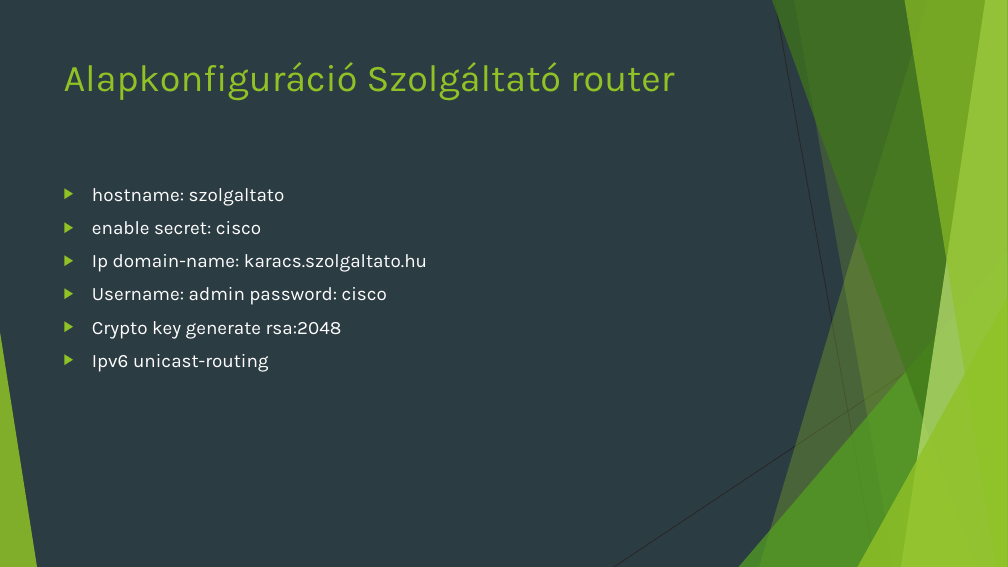
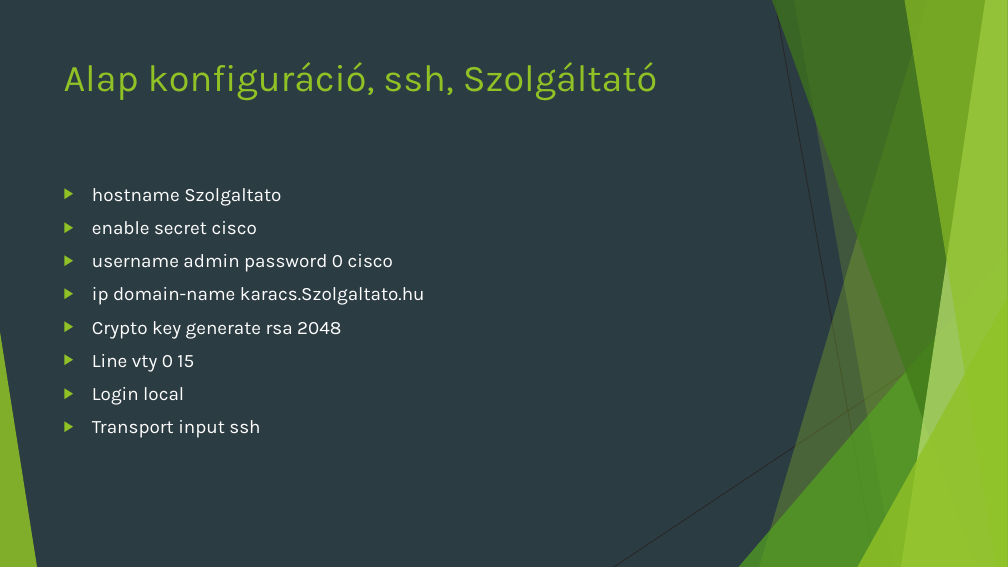
Before and after one commit to Sprint2sport2/projekt, a slide deck: slide 13 of Projekt Feladat (1).pptx (slide 15 before the commit). Drawn at 1008x567 pixels with LibreOffice and Linux fonts; fonts in the diff are those of the drawing. Boxes give left, top, right and bottom in pixels: in the first picture for what was removed or moved away, otherwise in the second. Text is boxed around its words. In the diff, an @@ line names an element or a change of style, - is before the commit and + after.

```diff
--- a/Projekt Feladat (1).pptx
+++ b/Projekt Feladat (1).pptx
@@ title at <box>64,62,658,100</box>: text changed @@
-Alapkonfiguráció Szolgáltató router
+Alap konfiguráció, ssh, Szolgáltató
@@ text at <box>92,188,425,438</box>: text changed @@
-▶ hostname: szolgaltato
-▶ enable secret: cisco
-▶ Ip domain-name: karacs.szolgaltato.hu
-▶ Username: admin password: cisco
-▶ Crypto key generate rsa:2048
-▶ Ipv6 unicast-routing
+▶ hostname Szolgaltato
+▶ enable secret cisco
+▶ username admin password 0 cisco
+▶ ip domain-name karacs.Szolgaltato.hu
+▶ Crypto key generate rsa 2048
+▶ Line vty 0 15
+▶ Login local
+▶ Transport input ssh
```
Also in this commit, not shown: 9 other slides changed, 2 slides added, 22 slides removed.
